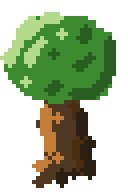
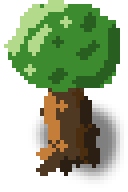
Comparing the layer stacks of the two 128×192 images. Changes:
painted on "Hintergrund" over [0, 0, 120, 188]
added layer "Ebene" (50%) over [32, 96, 124, 188]
